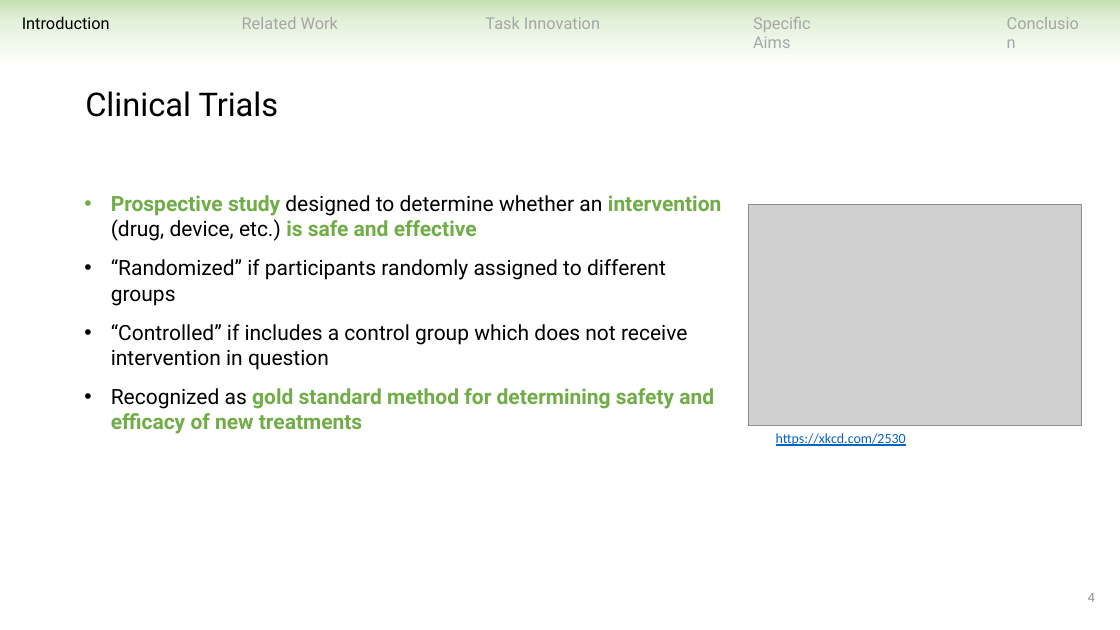
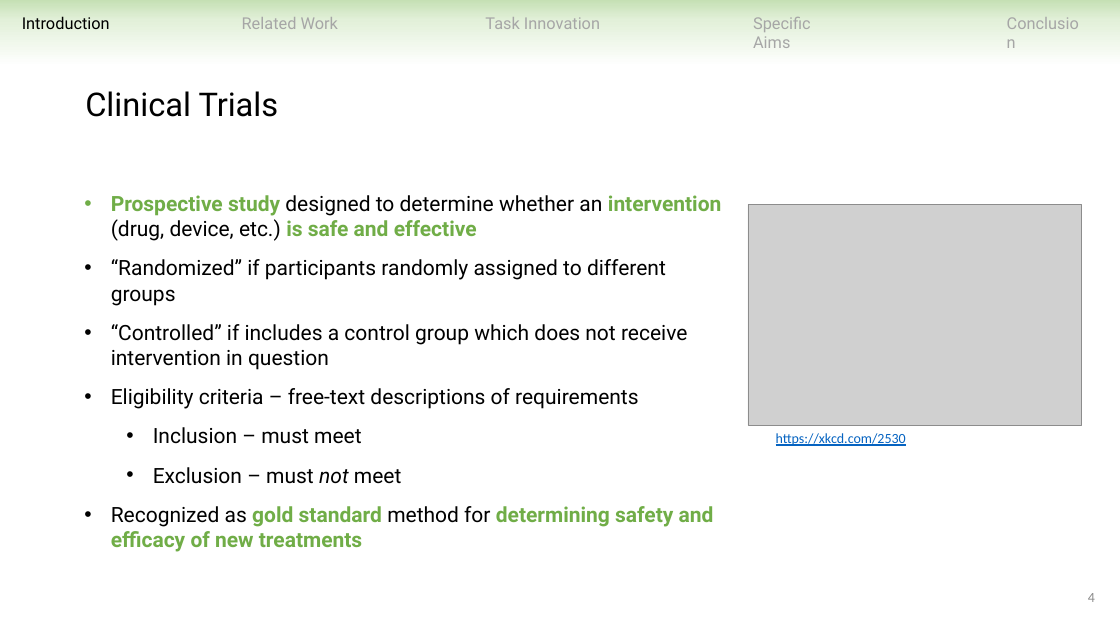
Before and after one commit to ndobb/dissertation, a slide deck: slide 4 of 4_general_exam/presentation/nic_dobbins_general_exam.pptx. Drawn at 1120x630 pixels with LibreOffice and Linux fonts; fonts in the diff are those of the drawing; grey boxes stand for pictures. Boxes give left, top, right and bottom in pixels: in the first picture for what was removed or moved away, otherwise in the second. Text is boxed around its words. In the diff, an @@ line names an element or a change of style, - is before the commit and + after.

```diff
--- a/4_general_exam/presentation/nic_dobbins_general_exam.pptx
+++ b/4_general_exam/presentation/nic_dobbins_general_exam.pptx
@@ text at (111,388,638,484): paragraphs added @@
+• Eligibility criteria – free-text descriptions of requirements
+  • Inclusion – must meet
+  • Exclusion – must not meet
@@ text at (111,506,714,552): text colour #70AD47 to #000000, bold off in "method for" @@
```
Also in this commit, not shown: 21 other slides changed, 3 slides added, 1 slide removed.
